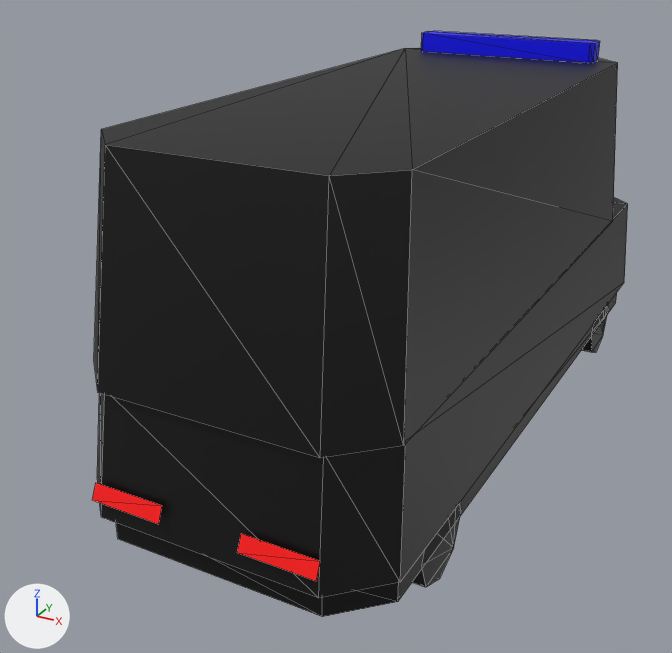
Before and after pictures for a commit that changed the glTF model apps/web/public/models/veh_ambulance.glb.
Camera for both pictures: a 50 mm lens placed at (2.54, -5.88, 3.51), pointed at (-0.43, -0.49, 0.82). Arrows for +X, +Y and +Z are at lower left; the lights stay in place. The older version comes first. Mesh edges are drawn as thin lines. Vertices at exactly the same position are counted once.

Names of what the first picture shows: 'veh_ambulance'.
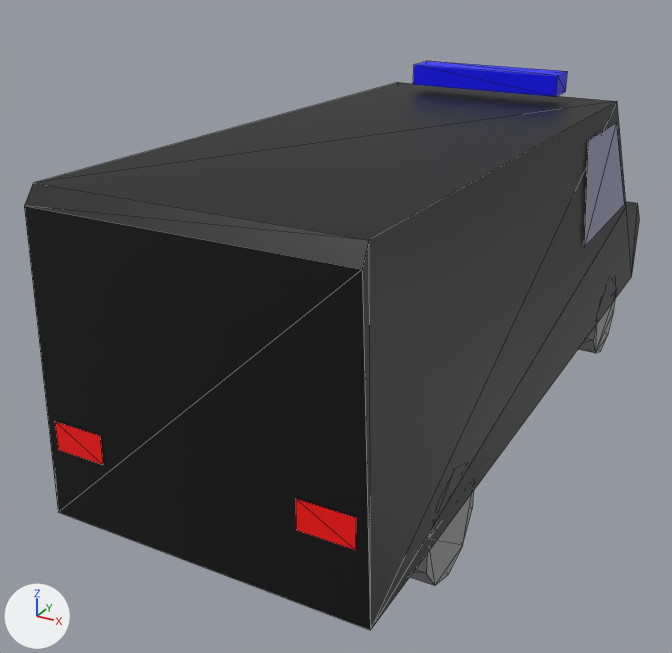
Where the change shows, as pixel boxes [x1, y1, x2, y2] in the pictures (672 x 653 px):
'veh_ambulance', reshaped, moved (15% wider): before [92, 31, 628, 617]; after [24, 61, 639, 630]
part 1 of me_veh_ambulance, added: after [578, 300, 615, 353]
part 2 of me_veh_ambulance, added: after [410, 492, 473, 586]
part 3 of me_veh_ambulance, added (blue): after [413, 61, 568, 97]
part 4 of me_veh_ambulance, rebuilt (17% wider, 33% taller): before [94, 48, 618, 458]; after [24, 83, 639, 630]
part 5 of me_veh_ambulance, deleted: before [92, 31, 608, 587]
part 6 of me_veh_ambulance, built on: before [97, 197, 628, 617]; after [55, 123, 624, 550]

What the commit changed:
me_veh_ambulance is used by ob_veh_ambulance; location (0.0, 0.0, 1.32); scale (2.75, 2.75, 2.75).
me_veh_ambulance had 144 vertices, 232 faces and spanned x -0.36..0.36, y -1.0..1.0, z -0.48..0.48.
me_veh_ambulance now has 128 vertices, 196 faces and spans x -0.37..0.37, y -1.0..1.0, z -0.45..0.45.
me_veh_ambulance part 1: a new loose piece, a 10-sided cylinder along x spanning x 0.273..0.361, y 0.531..0.78, z -0.445..-0.183, in mat_defaultmaterial.
me_veh_ambulance part 2: a new loose piece, a 10-sided cylinder along x spanning x 0.273..0.361, y -0.744..-0.494, z -0.445..-0.183, in mat_defaultmaterial.
me_veh_ambulance part 3: a new loose piece, a box spanning x -0.211..0.211, y 0.39..0.484, z 0.391..0.445, in mat_defaultmaterial.
me_veh_ambulance part 4: the loose piece of 16 vertices spanning x -0.35..0.35, y -0.96..0.74, z -0.04..0.43 is rebuilt with 16 vertices and now spans x -0.36..0.36, y -1.0..1.0, z -0.3..0.4.
me_veh_ambulance part 5: 9 loose pieces with 96 vertices, spanning x -0.35..0.35, y -1.0..1.0, z -0.48..0.48, are deleted.
Part 6, on me_veh_ambulance:
32 vertices are removed from x -0.36..0.36, y -0.99..0.99, z -0.39..-0.04.
56 faces are deleted.
24 vertices are added at x -0.37..0.37, y -1.0..1.0, z -0.21..0.31.
12 new faces join them.
Other edits to the shape of me_veh_ambulance do not show in these pictures.
Object 'veh_ambulance' (ob_veh_ambulance) moves from (0.0, 0.0, 1.32) to (0.0, 0.0, 1.222).
